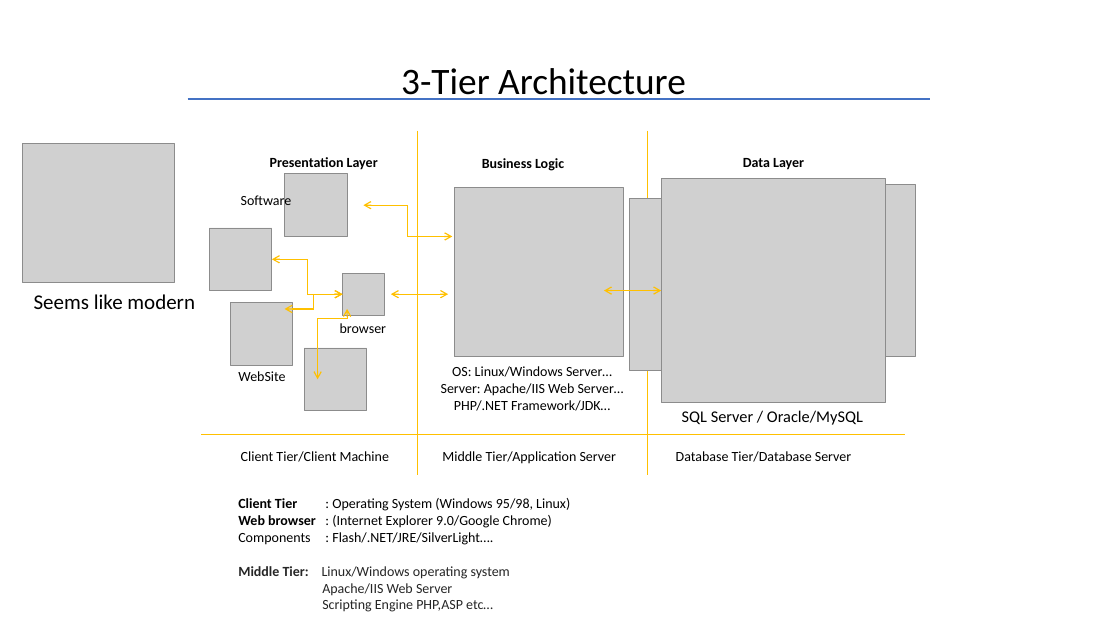
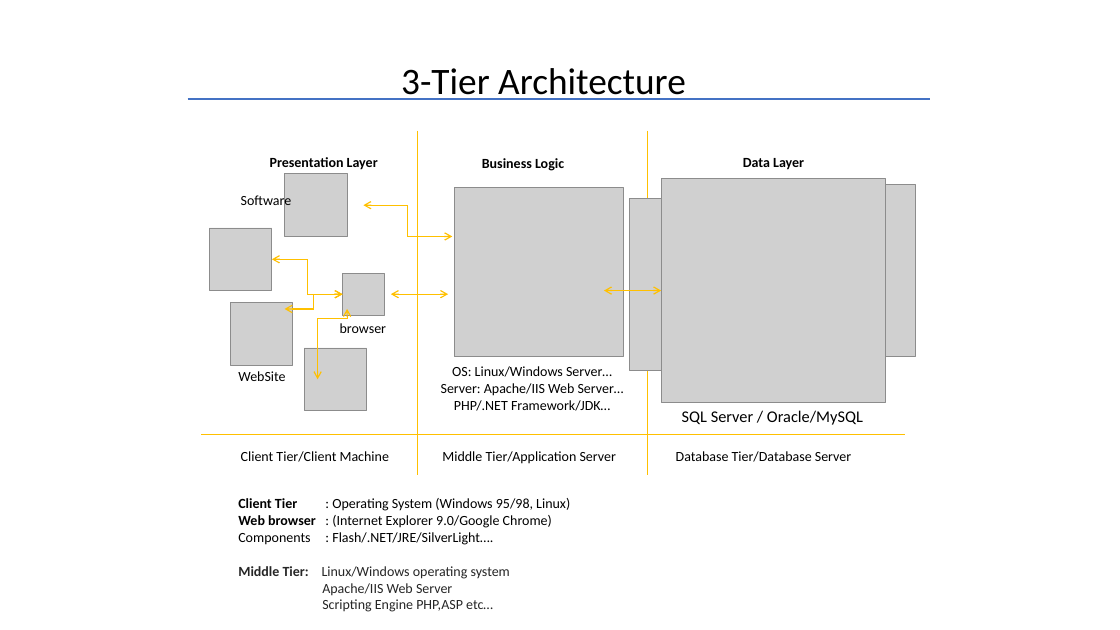
Before and after one commit to accorddeveloper/ASP.NET-MVC-Bootstrapper-Installed-Example, a slide deck: slide 6 of ASP.NET Presentation_2.pptx. Drawn at 1120x630 pixels with LibreOffice and Linux fonts; fonts in the diff are those of the drawing; grey boxes stand for pictures. Boxes give left, top, right and bottom in pixels: in the first picture for what was removed or moved away, otherwise in the second. Text is boxed around its words. In the diff, an @@ line names an element or a change of style, - is before the commit and + after.

```diff
--- a/ASP.NET Presentation_2.pptx
+++ b/ASP.NET Presentation_2.pptx
@@ picture removed at bbox=[23, 144, 175, 283] @@
@@ text removed at bbox=[34, 294, 195, 309] @@
-Seems like modern
```
Also in this commit, not shown: 1 other slide changed, 54 other files.
